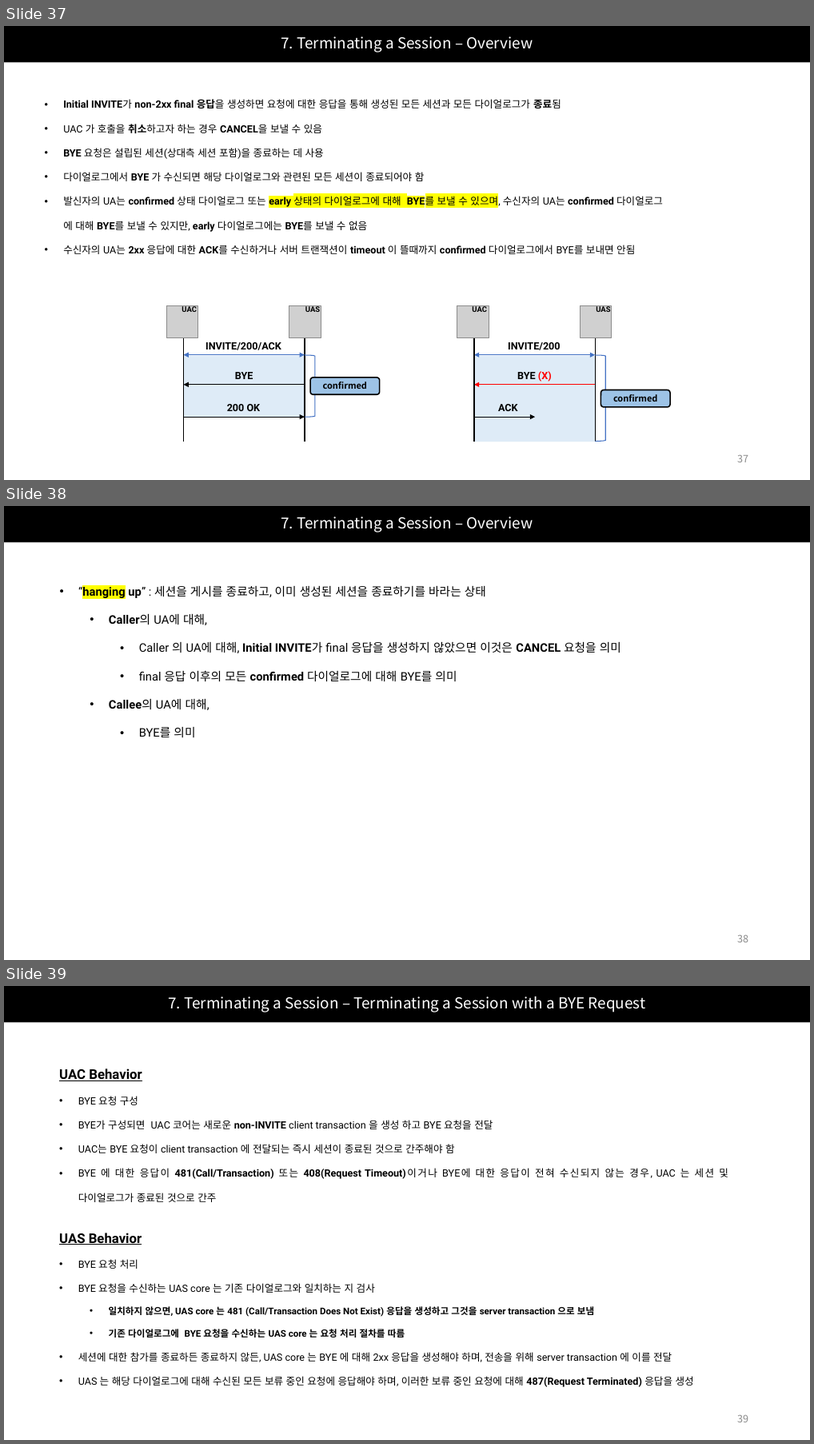
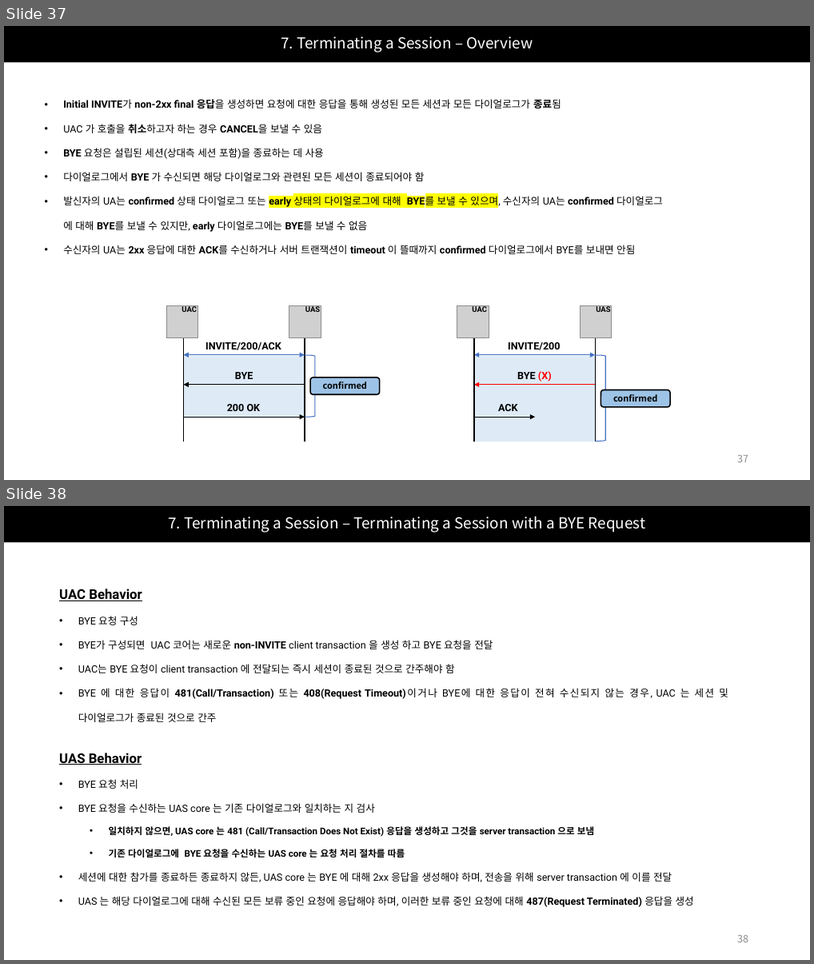
Before and after one commit to Epsilonely/SIP-Survey, a slide deck: 세미나 2차.pptx. Shown one above the other, each under a label of ours: slides 37, 38 and 39 before the commit, slides 37 and 38 after it. The pictures are 814x1444 and 814x964 pixels, drawn with LibreOffice and Linux fonts; fonts in the diff are those of the drawing; grey boxes stand for pictures. Boxes give left, top, right and bottom in pixels: in the first picture for what was removed or moved away, otherwise in the second. Text is boxed around its words. In the diff, an @@ line names an element or a change of style, - is before the commit and + after.

```diff
--- a/세미나 2차.pptx
+++ b/세미나 2차.pptx
@@ slide 38 removed at <box>4,506,810,960</box>, background #FFFFFF @@
@@ title removed at <box>4,506,810,542</box> @@
-7. Terminating a Session – Overview
@@ text removed at <box>78,584,622,737</box> @@
-• “hanging up” : 세션을 게시를 종료하고, 이미 생성된 세션을 종료하기를 바라는 상태
-  • Caller의 UA에 대해,
-    • Caller 의 UA에 대해, Initial INVITE가 final 응답을 생성하지 않았으면 이것은 CANCEL 요청을 의미
-    • final 응답 이후의 모든 confirmed 다이얼로그에 대해 BYE를 의미
-  • Callee의 UA에 대해,
-    • BYE를 의미
@@ page number removed at <box>738,935,749,942</box> @@
-38
@@ what was slide 39 is now slide 38 @@
```
Also in this commit, not shown: 8 slides changed.
